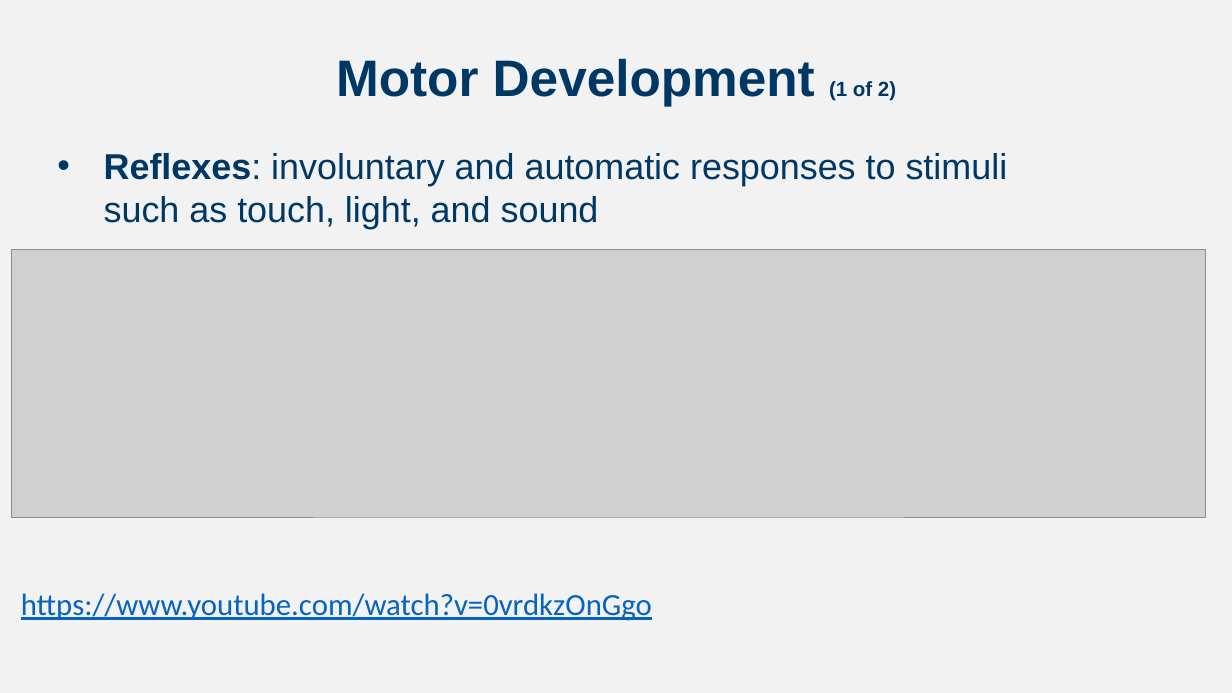
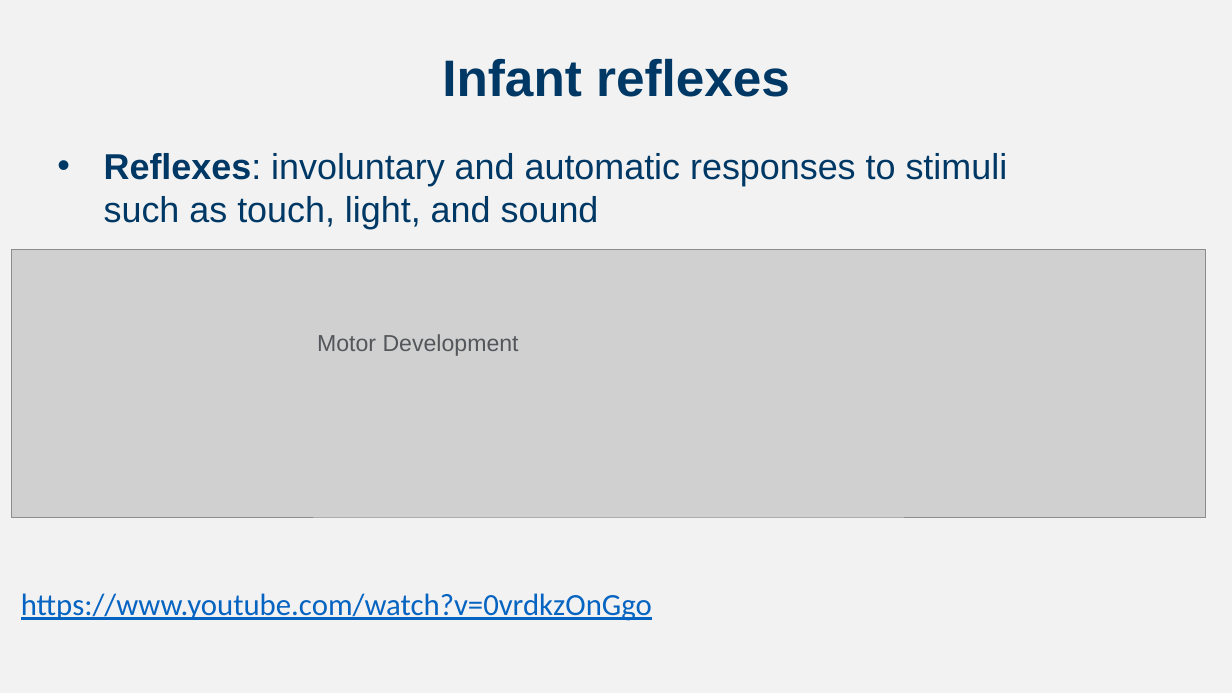
Before and after one commit to npm27/Teaching-Materials, a slide deck: slide 27 of Developmental Fall 24/Slides/Chapter 4.pptx (slide 11 before the commit). Drawn at 1232x693 pixels with LibreOffice and Linux fonts; fonts in the diff are those of the drawing; grey boxes stand for pictures. Boxes give left, top, right and bottom in pixels: in the first picture for what was removed or moved away, otherwise in the second. Text is boxed around its words. In the diff, an @@ line names an element or a change of style, - is before the commit and + after.

```diff
--- a/Developmental Fall 24/Slides/Chapter 4.pptx
+++ b/Developmental Fall 24/Slides/Chapter 4.pptx
@@ title at box(442, 58, 790, 97): text changed @@
-Motor Development (1 of 2)
+Infant reflexes
@@ text added at box(317, 334, 519, 356), 18 pt, text #53565A @@
+Motor Development
```
Also in this commit, not shown: 5 other slides changed, 16 slides added, 1 other file.
